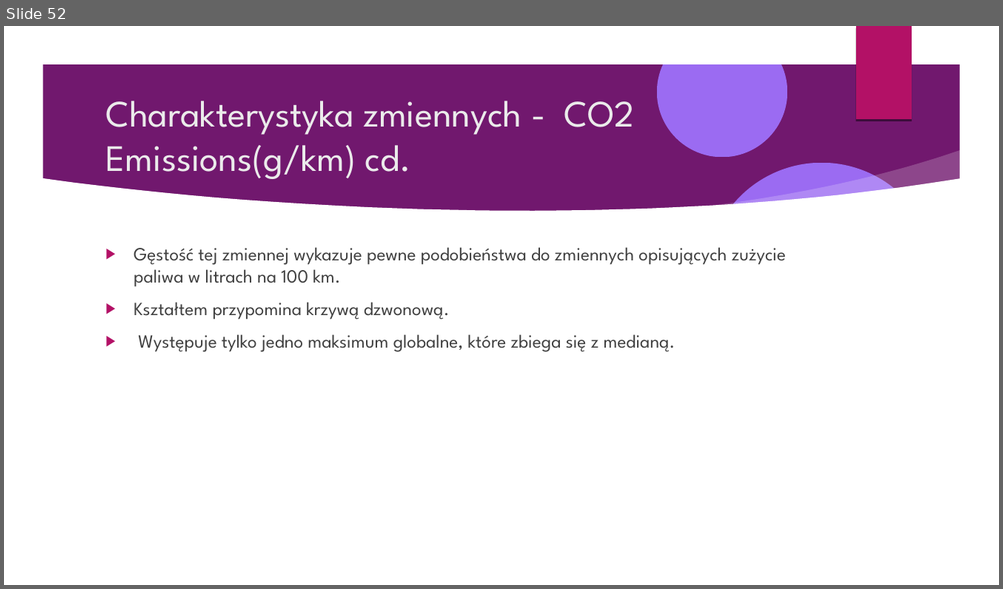
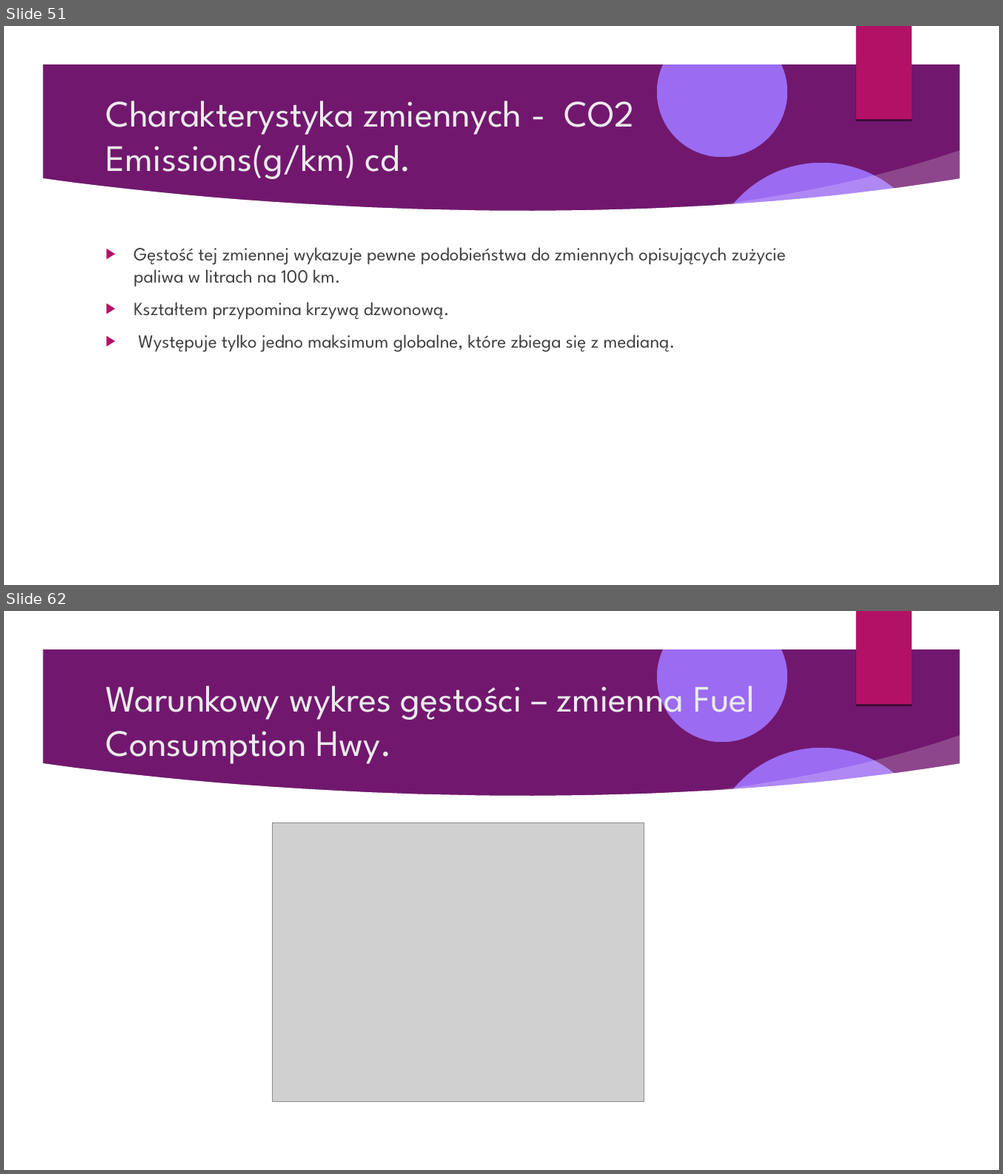
Before and after one commit to Pawel-Tomasz-Nowak/Scientific-collaboration, a slide deck: EmissionAnalysis/Prezentacja projektu.odp. Shown one above the other, each under a label of ours: slide 52 before the commit, slides 51 and 62 after it; the slides between them are not shown. The pictures are 1003x589 and 1003x1174 pixels, drawn with LibreOffice and Linux fonts; fonts in the diff are those of the drawing; grey boxes stand for pictures; background and template pictures are left out. Boxes give left, top, right and bottom in pixels: in the first picture for what was removed or moved away, otherwise in the second. Text is boxed around its words. In the diff, an @@ line names an element or a change of style, - is before the commit and + after.

```diff
--- a/EmissionAnalysis/Prezentacja projektu.odp
+++ b/EmissionAnalysis/Prezentacja projektu.odp
@@ slide 62 added at [4, 611, 999, 1170], background picture (left out); not listed: 9 template elements that a slide beside it also shows @@
@@ title added at [105, 674, 755, 764], 36 pt, text #EBEBEB @@
+Warunkowy wykres gęstości – zmienna Fuel Consumption Hwy.
@@ picture added at [273, 823, 644, 1102] @@
@@ what was slide 52 is now slide 51 @@
```
Also in this commit, not shown: 2 slides changed, 18 other slides added, 4 slides removed, 3 other files.
